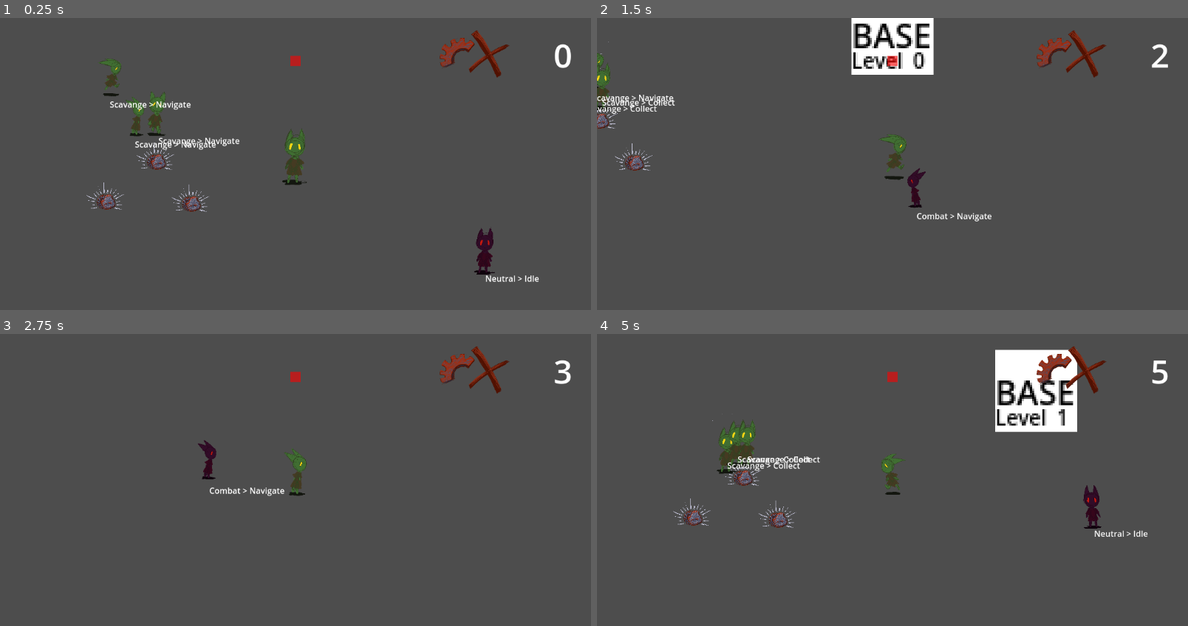
Above: before the commit, frames 1-4 (two rows, left to right).
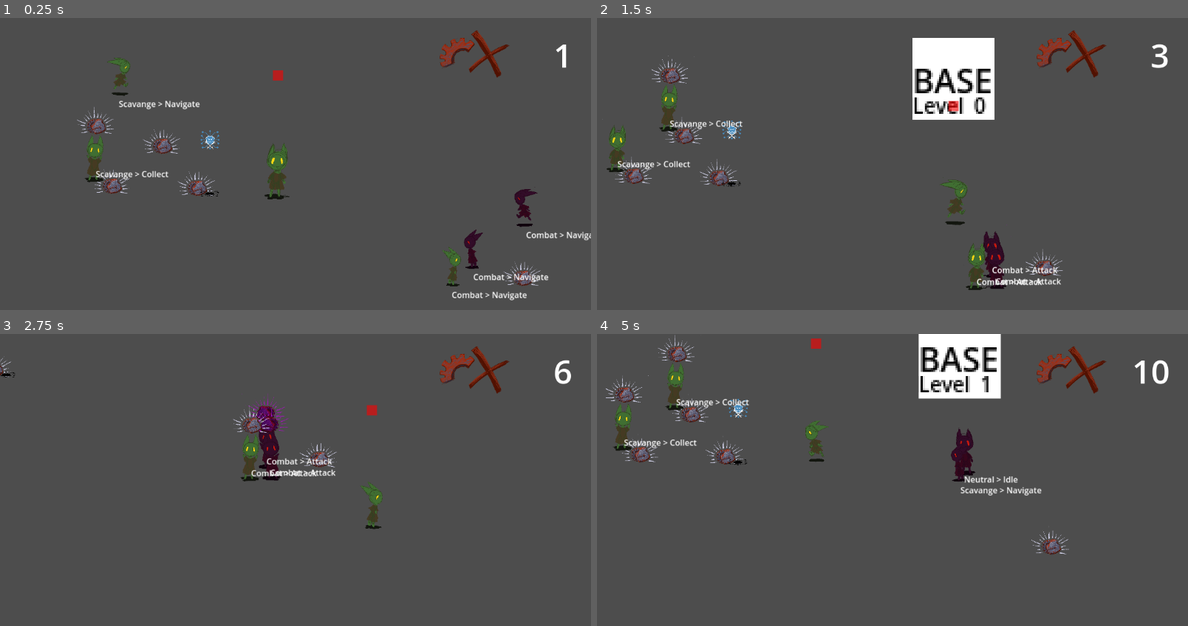
Above: after the commit, the same moments.

Repository: loteque/GoblinGame
Game: Godot game, scene res://main.tscn
The game is run twice, just before and just after one commit, with the same random seed, the same clock (stepped at 60 frames per second) and the same inputs. Before the commit the project starts from res://tests/test_new_actor.tscn.
Inputs:
- Up to frame 1 (0.25 s): no input
- Up to frame 2 (1.5 s): hold D (right) 0.53-1.28 s; hold Shift (call) 0.53-1.28 s; hold S (down) from 1.28 s (still down); tap G (place) at 1.35 s
- Up to frame 3 (2.75 s): release S (down) at 2.03 s; hold D (right) from 2.03 s (still down); tap Space (select) at 2.1 s
- Up to frame 4 (5 s): release D (right) at 2.78 s; hold W (up) 2.78-3.53 s; tap Shift (call) at 2.85 s; hold A (left) from 3.53 s (still down); tap G (place) at 3.6 s; tap Space (select) at 4.35 s

The runs differ from the first frame. In frame 1, 5.5% of the frame differs, in the area x 13-100%, y 8-97%; in frame 2, 10%; in frame 3, 2.7%; in frame 4, 11%, in the area x 1-97%, y 0-76%.

Commit message:
Update main scene

Diff:
--- a/project/main.tscn
+++ b/project/main.tscn
@@ -1,11 +1,13 @@
-[gd_scene load_steps=8 format=3 uid="uid://c4fb2nyi3hcyx"]
+[gd_scene load_steps=10 format=3 uid="uid://c4fb2nyi3hcyx"]
 
 [ext_resource type="Script" path="res://music_manager/MusicManager.gd" id="1_51uy5"]
 [ext_resource type="PackedScene" uid="uid://78j5k0a24wsl" path="res://player_character.tscn" id="1_rjx7k"]
-[ext_resource type="PackedScene" uid="uid://bnj8oqycjiqah" path="res://actor.tscn" id="2_7cfec"]
 [ext_resource type="AudioStream" uid="uid://cl3ddeukhtea8" path="res://assets/music/calm.mp3" id="2_piiot"]
 [ext_resource type="Texture2D" uid="uid://binsxgaxudhe3" path="res://icon-bot.png" id="3_olnyg"]
-[ext_resource type="PackedScene" uid="uid://b81yek0dpdukm" path="res://enemy_actor.tscn" id="4_oxvpf"]
+[ext_resource type="PackedScene" uid="uid://b3f3e2snpptm" path="res://new_actor.tscn" id="5_qmkqn"]
+[ext_resource type="PackedScene" uid="uid://hehsosy8cwdc" path="res://collectables/scrap/scrap.tscn" id="6_ax147"]
+[ext_resource type="PackedScene" uid="uid://ct8ncpasvj5j0" path="res://src/camera/follow_camera.tscn" id="7_sg7t6"]
+[ext_resource type="PackedScene" uid="uid://c1st656vkl5t0" path="res://src/ui/level_ui.tscn" id="8_8fyn6"]
 
 [sub_resource type="NavigationPolygon" id="NavigationPolygon_ocatk"]
 vertices = PackedVector2Array(3957, 1651, -567, 1644, -567, -824, 3957, -824)
@@ -49,16 +51,40 @@
 drag_horizontal_offset = 0.32
 drag_vertical_offset = -0.46
 
-[node name="Actor" parent="." instance=ExtResource("2_7cfec")]
-position = Vector2(732, 208)
-burst_speed = 0.0
-burst_duration = 1.7
+[node name="Actor" parent="." instance=ExtResource("5_qmkqn")]
+position = Vector2(160, 117)
 
-[node name="EnemyActor" parent="." instance=ExtResource("4_oxvpf")]
-position = Vector2(256, 144)
+[node name="Actor4" parent="." node_paths=PackedStringArray("nav_agent", "follow_area") instance=ExtResource("5_qmkqn")]
+position = Vector2(806, 550)
+nav_agent = NodePath("../Actor/NavigationAgent2D")
+follow_area = NodePath("../Actor/FollowArea")
 
-[node name="Actor2" parent="." instance=ExtResource("2_7cfec")]
-position = Vector2(361, 144)
+[node name="Actor5" parent="." node_paths=PackedStringArray("nav_agent", "follow_area") instance=ExtResource("5_qmkqn")]
+position = Vector2(124, 267)
+nav_agent = NodePath("../Actor/NavigationAgent2D")
+follow_area = NodePath("../Actor/FollowArea")
 
-[node name="Actor3" parent="." instance=ExtResource("2_7cfec")]
-position = Vector2(867, 304)
+[node name="Scrap" parent="." instance=ExtResource("6_ax147")]
+position = Vector2(275, 233)
+
+[node name="Scrap2" parent="." instance=ExtResource("6_ax147")]
+position = Vector2(343, 315)
+
+[node name="Scrap3" parent="." instance=ExtResource("6_ax147")]
+position = Vector2(177, 311)
+
+[node name="Scrap4" parent="." instance=ExtResource("6_ax147")]
+position = Vector2(978, 491)
+
+[node name="FollowCamera" parent="." instance=ExtResource("7_sg7t6")]
+position = Vector2(494, 281)
+
+[node name="LevelUI" parent="FollowCamera" instance=ExtResource("8_8fyn6")]
+
+[node name="CorruptedActor" parent="." instance=ExtResource("5_qmkqn")]
+position = Vector2(918, 459)
+team = 1
+
+[node name="CorruptedActor2" parent="." instance=ExtResource("5_qmkqn")]
+position = Vector2(1001, 365)
+team = 1
--- a/project/project.godot
+++ b/project/project.godot
@@ -11,7 +11,7 @@
 [application]
 
 config/name="Goblin Armies"
-run/main_scene="res://tests/test_new_actor.tscn"
+run/main_scene="res://main.tscn"
 config/features=PackedStringArray("4.2")
 
 [autoload]
